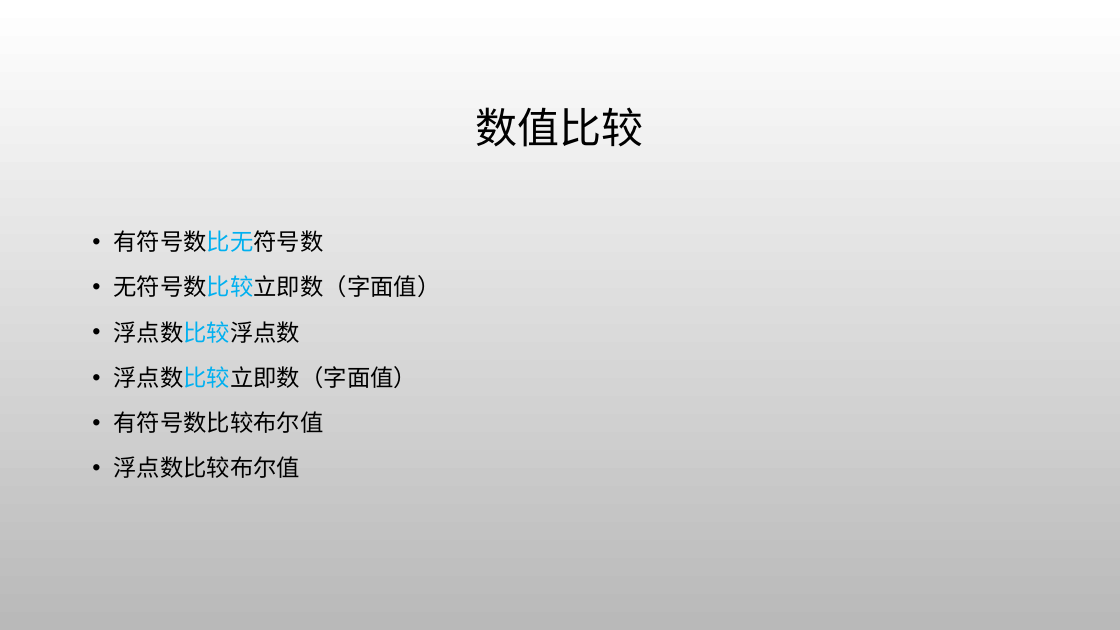
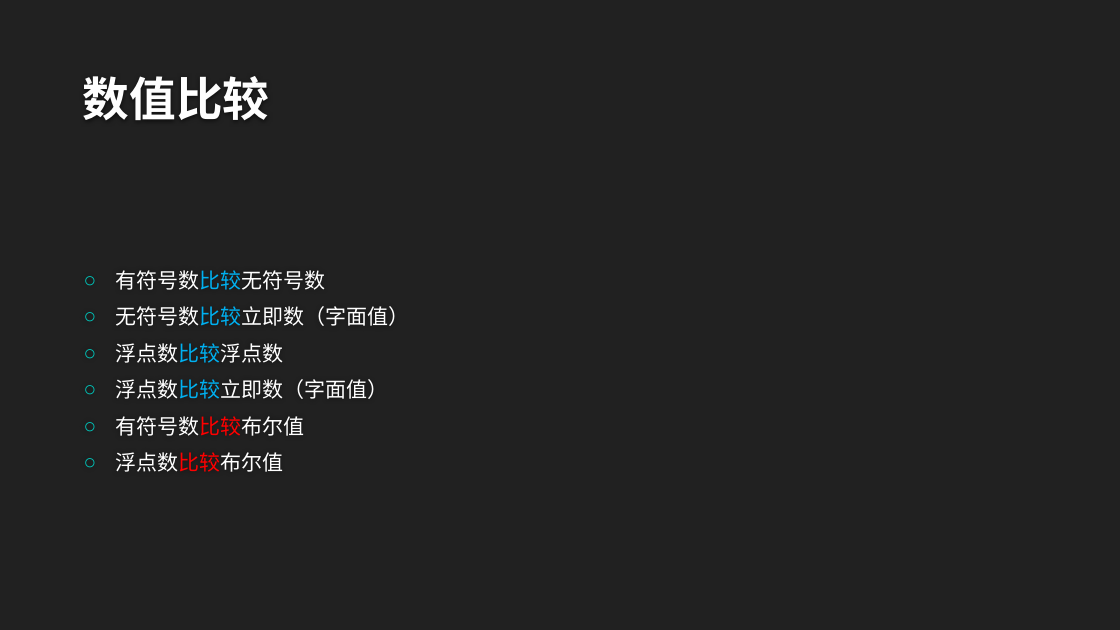
Before and after one commit to albertclass/Lessons, a slide deck: slide 15 of advance c++/courseware.pptx. Drawn at 1120x630 pixels with LibreOffice and Linux fonts; fonts in the diff are those of the drawing; background and template pictures are left out. Boxes give left, top, right and bottom in pixels: in the first picture for what was removed or moved away, otherwise in the second. Text is boxed around its words. In the diff, an @@ line names an element or a change of style, - is before the commit and + after.

```diff
--- a/advance c++/courseware.pptx
+++ b/advance c++/courseware.pptx
@@ background picture (left out) to #212121 @@
@@ title "数值比较": place and size @@
-title "数值比较" at (476,107,644,147)
+title "数值比较" at (83,76,270,120)
@@ title "数值比较" at (83,76,270,120): size 36 to 40 pt, font Calibri to League Spartan, text colour #000000 to #FEFEFE, bold on; alignment centre to left; line spacing 0.9 to 1; vertical alignment middle to bottom @@
@@ text "有符号数比较无符号数": place and size @@
-text "有符号数比较无符号数" at (113,230,440,478)
+text "有符号数比较无符号数" at (115,270,409,472)
@@ text "有符号数比较无符号数" at (115,270,409,472): vertical alignment top to middle @@
@@ text at (115,270,325,290): text changed; size 20 to 18 pt; font Calibri to League Spartan; text colour #000000 to #FFFFFF @@
-• 有符号数比无符号数
+○ 有符号数比较无符号数
@@ text at (115,306,409,472): size 20 to 18 pt, font Calibri to League Spartan, text colour #000000 to #FFFFFF in "无符号数比较立即数（字面值）", "浮点数比较浮点数", "浮点数比较立即数（字面值）", "有符号数比较布尔值" and 1 more places; text colour #000000 to #FF0000 in "有符号数比较布尔值", "浮点数比较布尔值"; bullet • to ○; line spacing 1.2 to 1; bullet colour #000000 to #00C6BB @@
```
Also in this commit, not shown: 20 other slides changed, 8 slides added, 2 slides removed, 6 other files.
